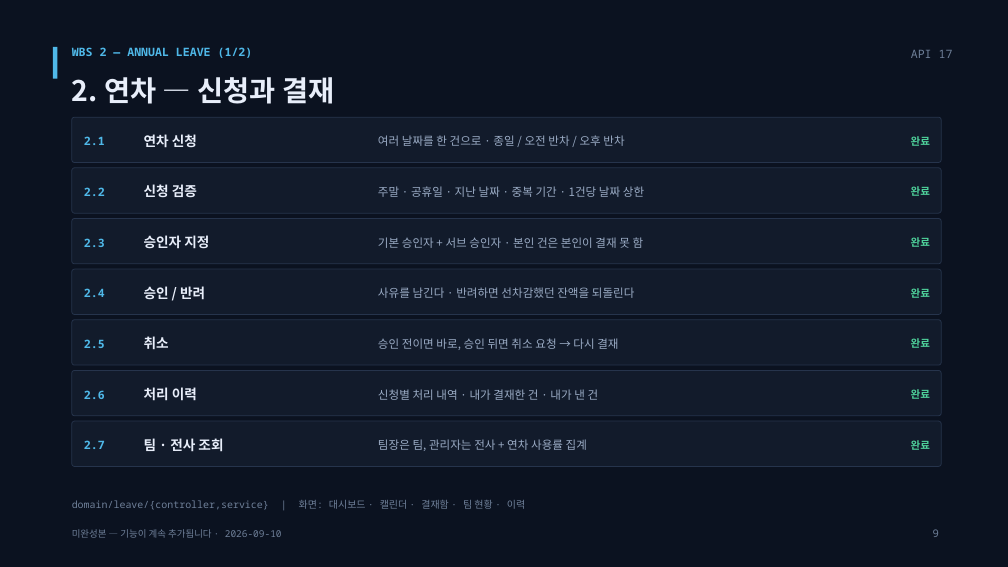
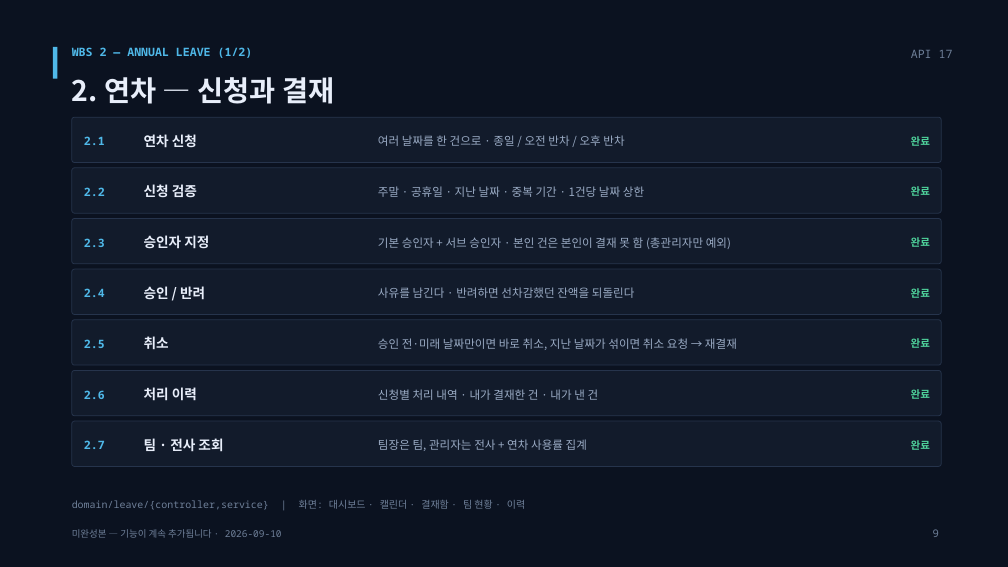
Before and after one commit to yejun9052/mlsoft-first-project, a slide deck: slide 9 of docs/발표자료/연차ON-프로젝트-설명(미완성본)-2026-09-10.pptx. Drawn at 1008x567 pixels with LibreOffice and Linux fonts; fonts in the diff are those of the drawing. Boxes give left, top, right and bottom in pixels: in the first picture for what was removed or moved away, otherwise in the second. Text is boxed around its words. In the diff, an @@ line names an element or a change of style, - is before the commit and + after.

```diff
--- a/docs/발표자료/연차ON-프로젝트-설명(미완성본)-2026-09-10.pptx
+++ b/docs/발표자료/연차ON-프로젝트-설명(미완성본)-2026-09-10.pptx
@@ text at box(378, 237, 731, 249): text changed @@
-기본 승인자 + 서브 승인자 · 본인 건은 본인이 결재 못 함
+기본 승인자 + 서브 승인자 · 본인 건은 본인이 결재 못 함 (총관리자만 예외)
@@ text at box(378, 338, 737, 350): text changed @@
-승인 전이면 바로, 승인 뒤면 취소 요청 → 다시 결재
+승인 전·미래 날짜만이면 바로 취소, 지난 날짜가 섞이면 취소 요청 → 재결재
```
Also in this commit, not shown: 1 other slide changed, 2 other files.
